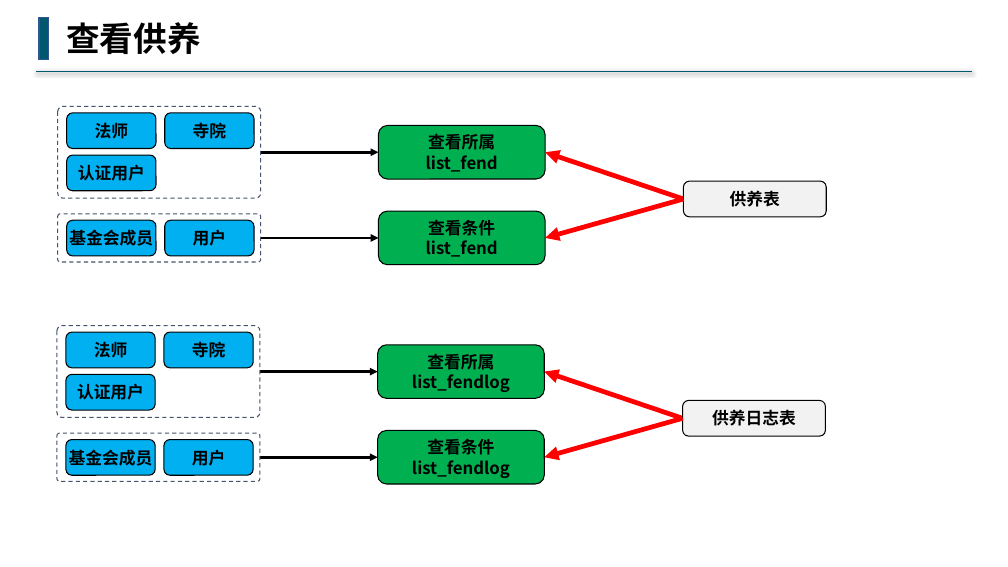
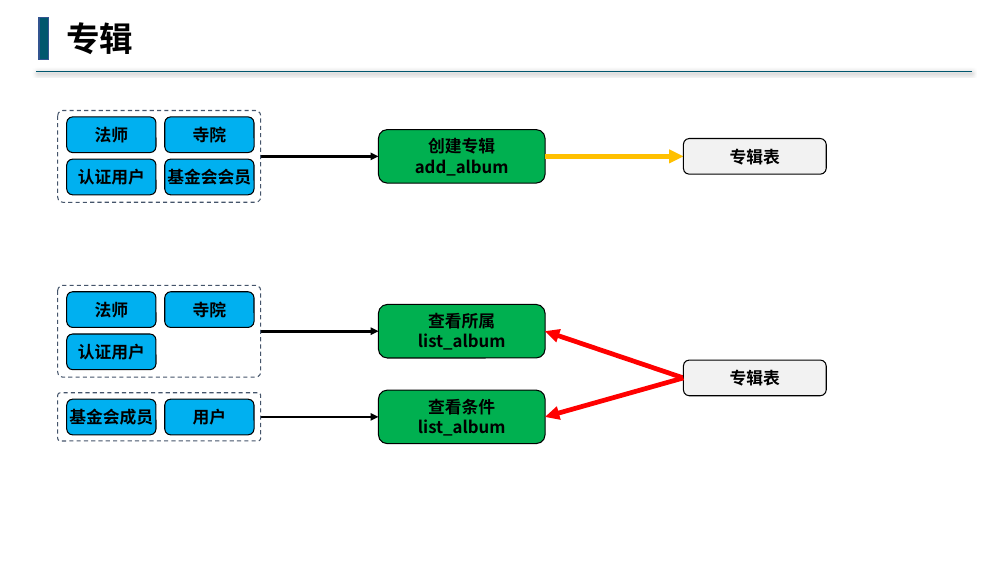
Before and after one commit to buddhachain/buddhaContract, a slide deck: slide 6 of doc/05.梵音.pptx (slide 7 before the commit). Drawn at 1008x567 pixels with LibreOffice and Linux fonts; fonts in the diff are those of the drawing. Boxes give left, top, right and bottom in pixels: in the first picture for what was removed or moved away, otherwise in the second. Text is boxed around its words. In the diff, an @@ line names an element or a change of style, - is before the commit and + after.

```diff
--- a/doc/05.梵音.pptx
+++ b/doc/05.梵音.pptx
@@ text at (66, 22, 133, 54): text changed @@
-查看供养
+专辑
@@ 4 rounded rectangles: place and size @@
-4 rounded rectangles at (57, 107, 261, 198)
+4 rounded rectangles at (57, 110, 261, 202)
@@ rounded rectangle removed at (379, 126, 545, 179) @@
-查看所属
-list_fend
@@ rounded rectangle added at (379, 129, 545, 183), fill #00B050, outline #000000 1 pt, 16 pt, text #000000, bold @@
+创建专辑
+add_album
@@ rounded rectangle "专辑表": place and size @@
-rounded rectangle "专辑表" at (684, 181, 827, 217)
+rounded rectangle "专辑表" at (684, 138, 827, 174)
@@ text in rounded rectangle at (730, 148, 780, 165): text changed @@
-供养表
+专辑表
@@ rounded rectangle "基金会会员": place and size @@
-rounded rectangle "基金会会员" at (67, 220, 156, 256)
+rounded rectangle "基金会会员" at (165, 160, 254, 195)
@@ text in rounded rectangle at (167, 168, 251, 185): text changed @@
-基金会成员
+基金会会员
@@ arrow moved from (261, 238) - (379, 238) to (261, 157) - (379, 157) @@
@@ arrow removed from (261, 152) to (379, 152) @@
@@ arrow moved from (684, 199) - (545, 152) to (545, 157) - (684, 157) @@
@@ arrow (545, 157) - (684, 157): stroke #FF0000 4.5 pt to #FFC000 4.5 pt @@
@@ arrow removed from (684, 199) to (545, 238) @@
@@ rounded rectangle removed at (57, 214, 261, 262) @@
@@ rounded rectangle removed at (165, 220, 254, 256) @@
-用户
@@ rounded rectangle removed at (379, 211, 545, 265) @@
-查看条件
-list_fend
@@ text in rounded rectangle at (418, 333, 506, 350): text changed @@
-list_fendlog
+list_album
@@ arrow moved from (683, 418) - (544, 457) to (684, 378) - (545, 331) @@
@@ arrow moved from (683, 418) - (544, 372) to (684, 378) - (545, 417) @@
@@ rounded rectangle added at (684, 360, 827, 395), fill #F2F2F2, outline #000000 1 pt, 16 pt, text #000000, bold @@
+专辑表
@@ 9 rounded rectangles, 2 arrows: place and size @@
-9 rounded rectangles, 2 arrows at (57, 326, 544, 484)
+9 rounded rectangles, 2 arrows at (57, 285, 545, 444)
@@ text in rounded rectangle at (418, 419, 506, 436): text changed @@
-list_fendlog
+list_album
@@ rounded rectangle removed at (683, 401, 826, 436) @@
-供养日志表
```
Also in this commit, not shown: 4 other slides changed, 2 slides added, 3 slides removed, 1 other file.
